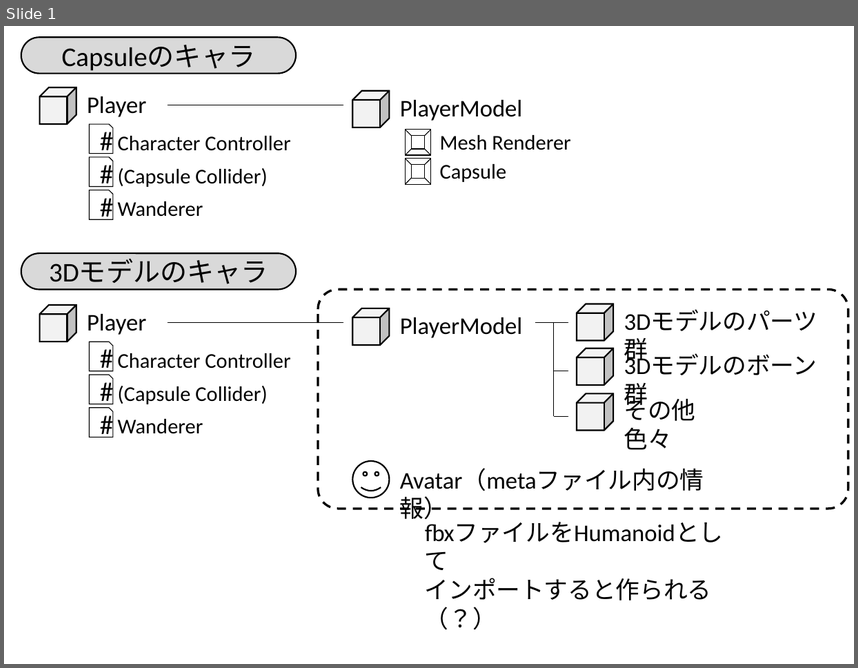
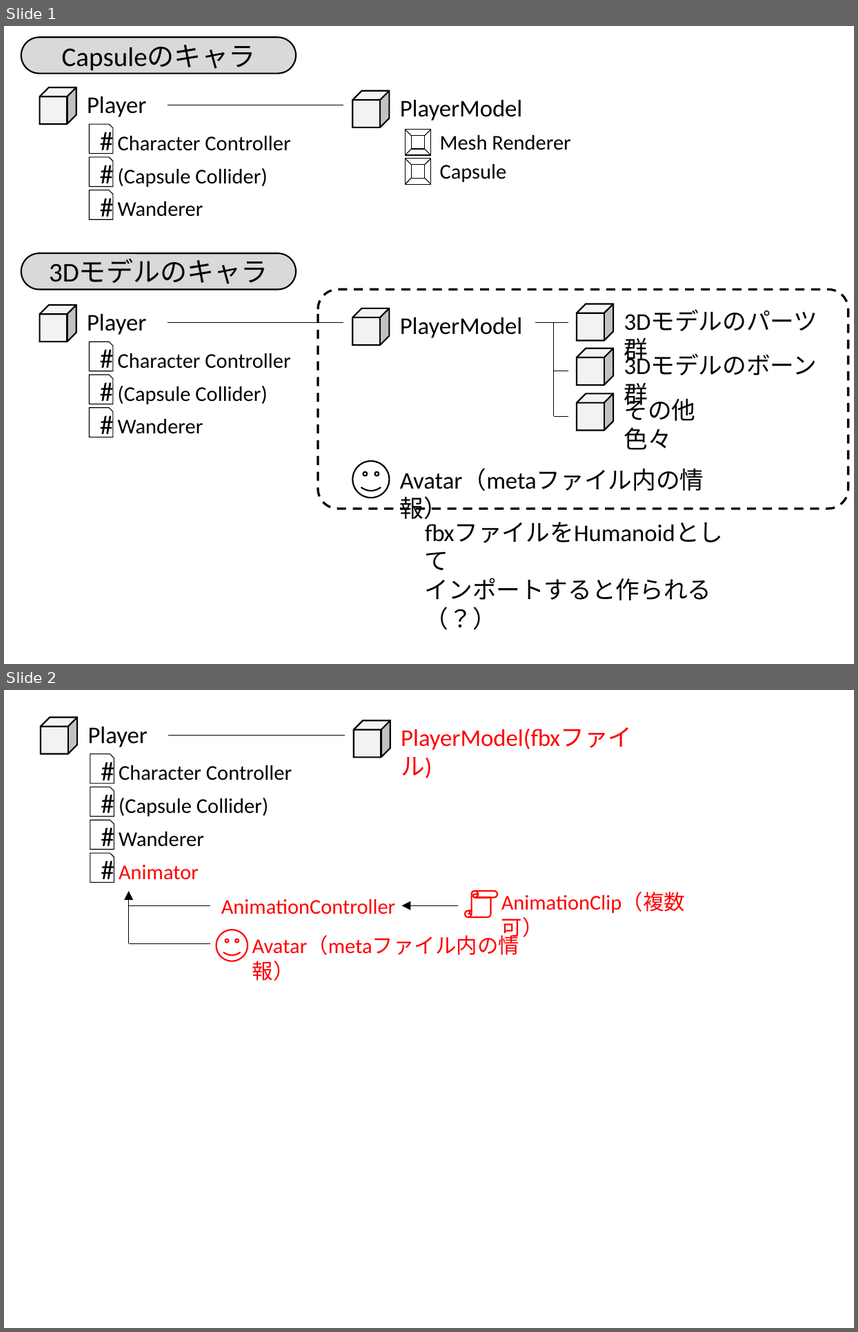
Before and after one commit to Takanashi1443/dev_note, a slide deck: workspace/スライドを保存するサンプル.pptx. Shown one above the other, each under a label of ours: slide 1 before the commit, slides 1 and 2 after it. The pictures are 858x668 and 858x1332 pixels, drawn with LibreOffice and Linux fonts; fonts in the diff are those of the drawing. Boxes give left, top, right and bottom in pixels: in the first picture for what was removed or moved away, otherwise in the second. Text is boxed around its words. In the diff, an @@ line names an element or a change of style, - is before the commit and + after.

```diff
--- a/workspace/スライドを保存するサンプル.pptx
+++ b/workspace/スライドを保存するサンプル.pptx
@@ slide 2 added at (x1=4, y1=690, x2=854, y2=1328), background #FFFFFF @@
@@ cube added at (x1=41, y1=717, x2=77, y2=753), fill #F2F2F2, outline #000000 1 pt @@
@@ text added at (x1=88, y1=727, x2=148, y2=747), 16 pt, text #000000 @@
+Player
@@ cube added at (x1=354, y1=720, x2=390, y2=757), fill #F2F2F2, outline #000000 1 pt @@
@@ text added at (x1=401, y1=727, x2=632, y2=750), 16 pt, text #FF0000 @@
+PlayerModel(fbxファイル)
@@ line added from (168, 736) to (346, 736), #000000 0.5 pt @@
@@ snip rect added at (x1=90, y1=753, x2=114, y2=783), outline #000000 0.5 pt, 18 pt, text #000000 @@
+#
@@ text added at (x1=119, y1=765, x2=292, y2=780), 14 pt, text #000000 @@
+Character Controller
@@ snip rect added at (x1=90, y1=787, x2=114, y2=816), outline #000000 0.5 pt, 18 pt, text #000000 @@
+#
@@ text added at (x1=119, y1=798, x2=268, y2=816), 14 pt, text #000000 @@
+(Capsule Collider)
@@ snip rect added at (x1=90, y1=820, x2=114, y2=849), outline #000000 0.5 pt, 18 pt, text #000000 @@
+#
@@ text added at (x1=119, y1=831, x2=204, y2=847), 14 pt, text #000000 @@
+Wanderer
@@ snip rect added at (x1=90, y1=853, x2=114, y2=883), outline #000000 0.5 pt, 18 pt, text #000000 @@
+#
@@ text added at (x1=119, y1=865, x2=199, y2=880), 14 pt, text #FF0000 @@
+Animator
@@ arrow added from (130, 944) to (130, 891), #000000 0.5 pt @@
@@ vertical scroll added at (x1=465, y1=891, x2=497, y2=917), outline #FF0000 1 pt @@
@@ text added at (x1=501, y1=892, x2=685, y2=940), 14 pt, text #FF0000 @@
+AnimationClip（複数可）
@@ line added from (130, 906) to (210, 906), #000000 0.5 pt @@
@@ text added at (x1=221, y1=899, x2=395, y2=914), 14 pt, text #FF0000 @@
+AnimationController
@@ arrow added from (459, 906) to (401, 906), #000000 0.5 pt @@
@@ smiley face added at (x1=217, y1=930, x2=248, y2=961), outline #FF0000 1 pt @@
@@ text added at (x1=252, y1=936, x2=519, y2=955), 14 pt, text #FF0000 @@
+Avatar（metaファイル内の情報）
@@ line added from (130, 944) to (210, 944), #000000 0.5 pt @@
```
Also in this commit, not shown: 3 other files.
